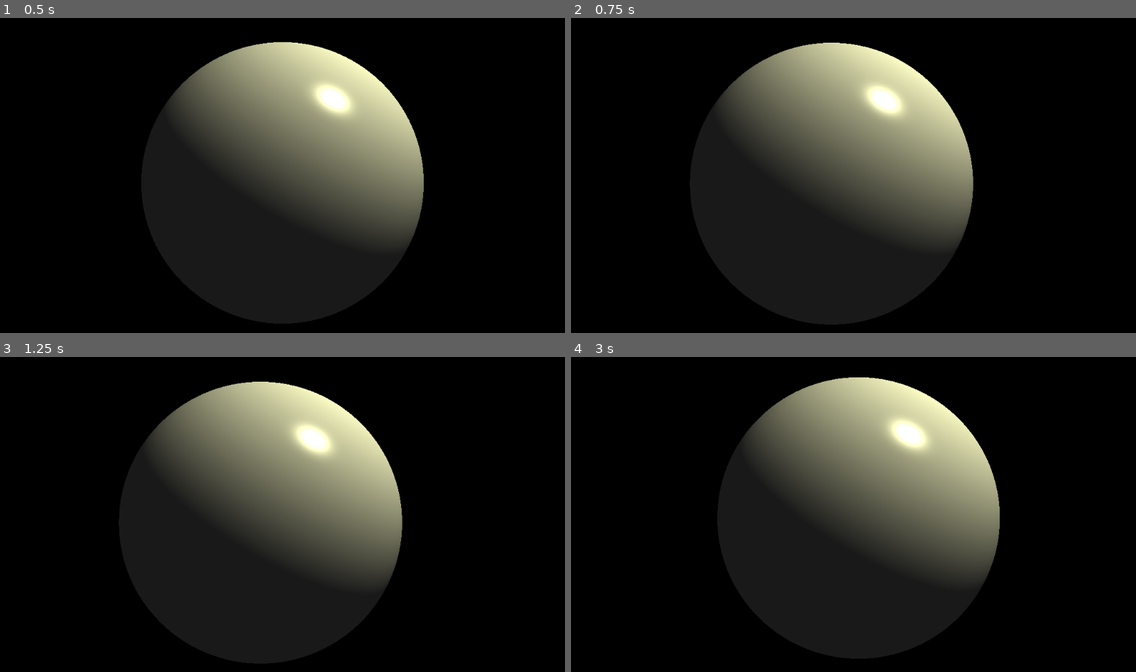
Above: before the commit, frames 1-4 (two rows, left to right).
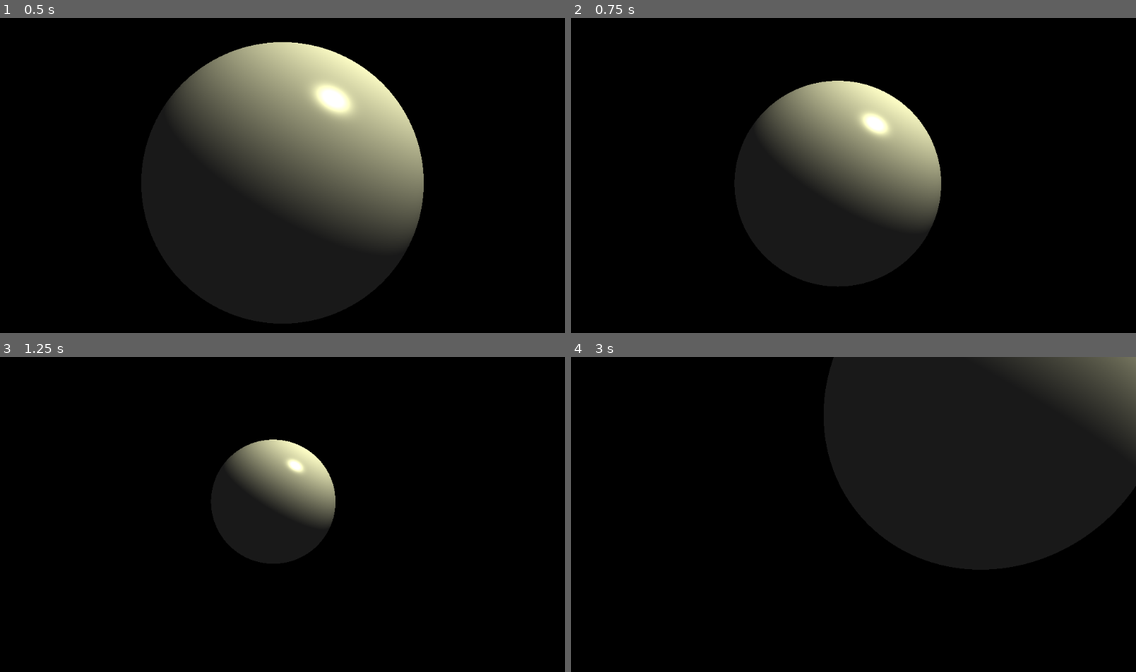
Above: after the commit, the same moments.

Repository: PLUkraine/raymarching-godot
Game: Godot game, scene res://Raymarcher.tscn
Two runs of this game, one before a commit and one after it. Both use one fixed random seed, a clock stepped at 60 frames per second and the inputs below.
Inputs (mouse positions are in pixels of both pictures, inside the frame that each line leads up to):
- Up to frame 1 (0.5 s): no input
- Up to frame 2 (0.75 s): tap Enter at 0.5 s; move the mouse to (881, 181) at 0.52 s; hold S (camera_backward) from 0.53 s (still down)
- Up to frame 3 (1.25 s): keep holding S (camera_backward); tap E (camera_down) at 0.8 s
- Up to frame 4 (3 s): move the mouse to (825, 523) at 1.27 s; release S (camera_backward) at 1.28 s; tap E (camera_down) at 1.35 s; tap W (camera_forward) at 1.55 s; tap Space at 2 s; move the mouse to (864, 517) at 2.02 s; hold W (camera_forward) 2.03-2.78 s; tap A (camera_left) at 2.3, 2.85 s; move the mouse to (847, 527) at 2.77 s

Frame 1 is identical in both runs. In frame 2, 20% of the frame differs, in the area x 21-72%, y 7-98%; in frame 3, 33%; in frame 4, 53%, in the area x 25-100%, y 0-96%.

Commit message:
Implement WASD movement

Diff:
--- a/CameraMovement.gd
+++ b/CameraMovement.gd
@@ -2,8 +2,10 @@
 
 # expose variables to the editor (and other scripts)
 export(float) var MOUSE_SENSITIVITY = 0.05
+export(float) var MAX_SPEED = 300
 
 # private variables
+var velocity: Vector3 = Vector3()
 var mouse_offsets: Vector2 = Vector2() # in degrees
 
 
@@ -16,6 +18,69 @@
         sin(pitch_rad),
         cos(pitch_rad) * sin(yaw_rad)
     )
+
+
+func compute_direction_forward(yaw_rad):
+    """
+    Get front unit direction on the XZ plane (do not cosidering the height)
+    """
+    return Vector3(
+        cos(yaw_rad),
+        0,
+        sin(yaw_rad)
+    )
+
+
+func compute_direction_right(yaw_rad):
+    """
+    Get right unit direction on the XZ plane (do not cosidering the height)
+    """
+    return Vector3(
+        -sin(yaw_rad),
+        0,
+        cos(yaw_rad)
+    )
+
+
+func update_velocity(delta):
+    """
+    Update velocity vector using actions (keyboard or gamepad axis)
+    """
+    # get current step size
+    var delta_step = MAX_SPEED * delta
+    var direction_forward = compute_direction_forward(deg2rad(mouse_offsets.x))
+    var direction_right = compute_direction_right(deg2rad(mouse_offsets.x))
+    # we will have no intertion
+    # if we release buttons, we will stop immediately
+    self.velocity = Vector3()
+
+    # go forward/backward
+    if Input.is_action_pressed("camera_forward"):
+        self.velocity += delta_step * direction_forward
+    elif Input.is_action_pressed("camera_backward"):
+        self.velocity -= delta_step * direction_forward
+
+    # strafe left/right
+    if Input.is_action_pressed("camera_left"):
+        self.velocity -= delta_step * direction_right
+    elif Input.is_action_pressed("camera_right"):
+        self.velocity += delta_step * direction_right
+
+    # fly up/down
+    if Input.is_action_pressed("camera_up"):
+        self.velocity.y = delta_step
+    elif Input.is_action_pressed("camera_down"):
+        self.velocity.y = -delta_step
+
+
+func update_camera_position(delta):
+    """
+    Update camera position and pass it to the shader
+    """
+    var color_rect = get_parent()
+    var cur_pos = color_rect.material.get_shader_param("cameraPos")
+    var new_pos = cur_pos + self.velocity * delta
+    color_rect.material.set_shader_param("cameraPos", new_pos)
 
 
 func _ready():
@@ -50,3 +115,11 @@
             Input.set_mouse_mode(Input.MOUSE_MODE_VISIBLE)
         else:
             Input.set_mouse_mode(Input.MOUSE_MODE_CAPTURED)
+
+
+func _physics_process(delta):
+    """
+    Move the camera with the steady 60 FPS loopback
+    """
+    update_velocity(delta)
+    update_camera_position(delta)
